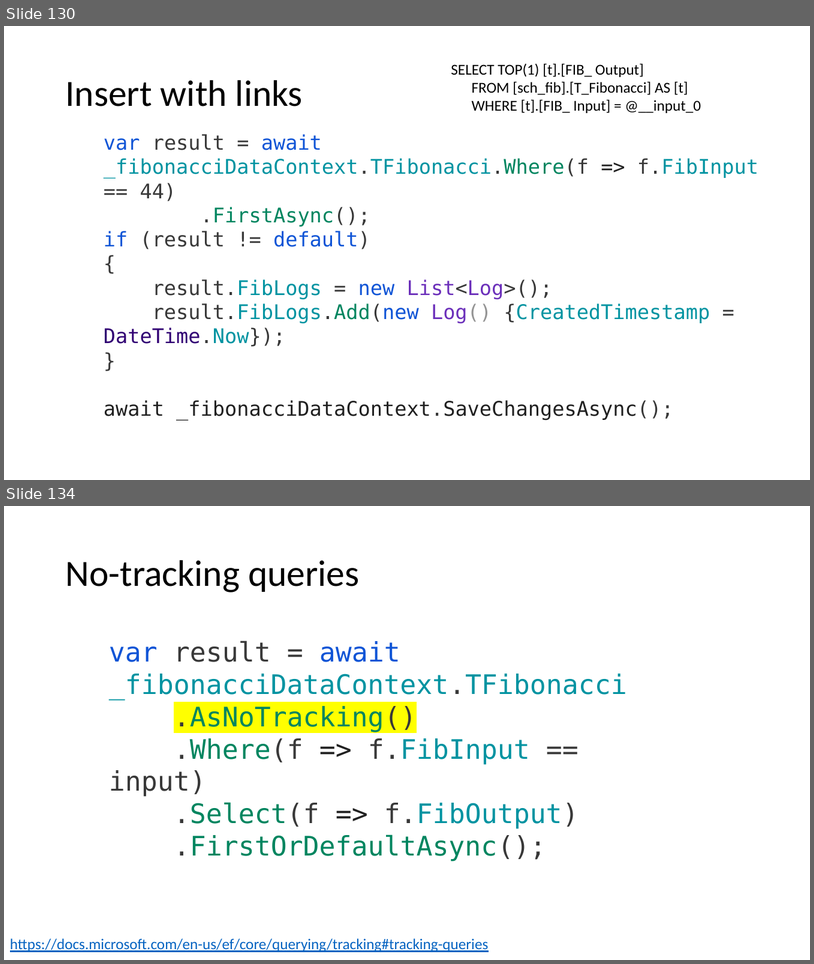
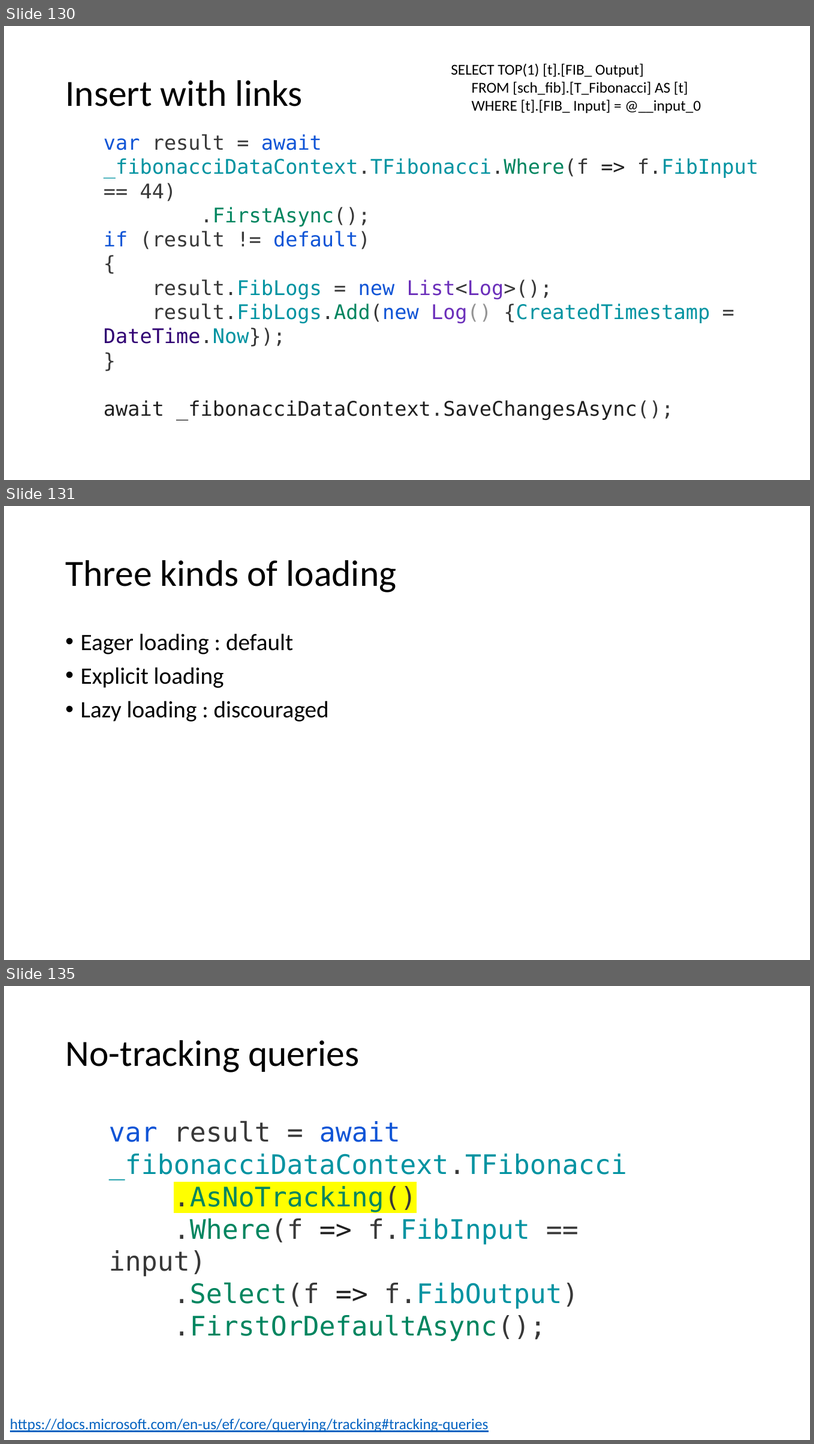
Before and after one commit to guillaume-chervet/course.dotnet, a slide deck: documentations/dotnet.pptx. Shown one above the other, each under a label of ours: slides 130 and 134 before the commit, slides 130, 131 and 135 after it; the slides between them are not shown. The pictures are 814x964 and 814x1444 pixels, drawn with LibreOffice and Linux fonts; fonts in the diff are those of the drawing. Boxes give left, top, right and bottom in pixels: in the first picture for what was removed or moved away, otherwise in the second. Text is boxed around its words. In the diff, an @@ line names an element or a change of style, - is before the commit and + after.

```diff
--- a/documentations/dotnet.pptx
+++ b/documentations/dotnet.pptx
@@ slide 131 added at <box>4,506,810,960</box>, background #FFFFFF @@
@@ title added at <box>65,560,397,592</box>, 44 pt, text #000000 @@
+Three kinds of loading
@@ text added at <box>81,633,329,721</box>, 28 pt, text #000000 @@
+• Eager loading : default
+• Explicit loading
+• Lazy loading : discouraged
@@ what was slide 134 is now slide 135 @@
```
Also in this commit, not shown: 8 slides changed, 10 other slides added.
